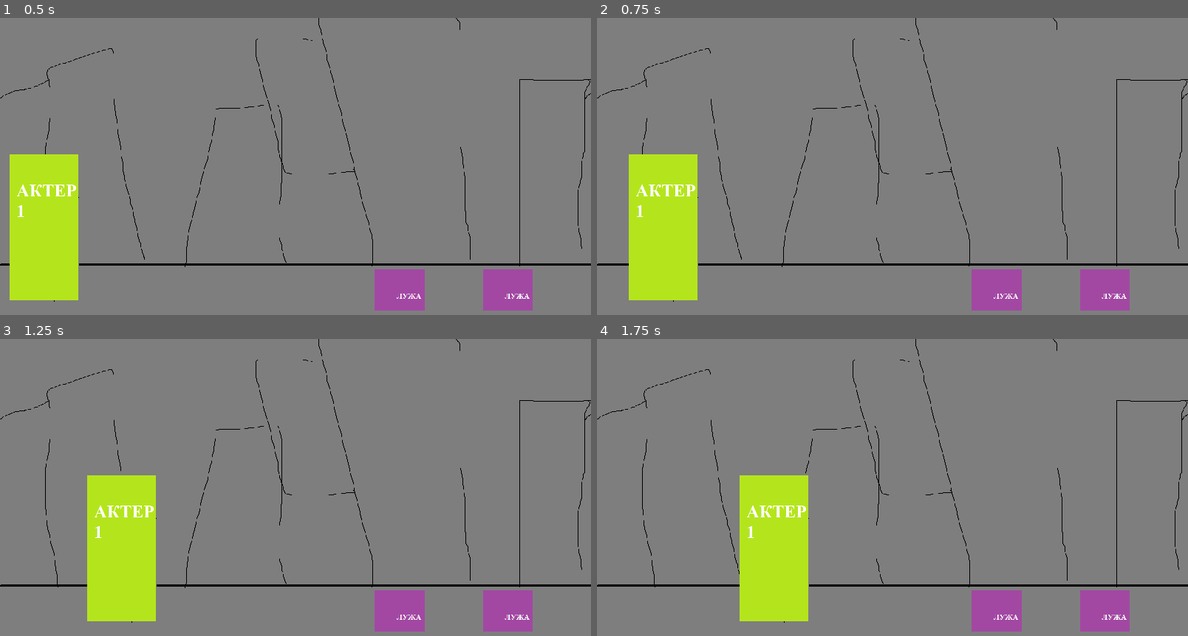
Above: before the commit, frames 1-4 (two rows, left to right).
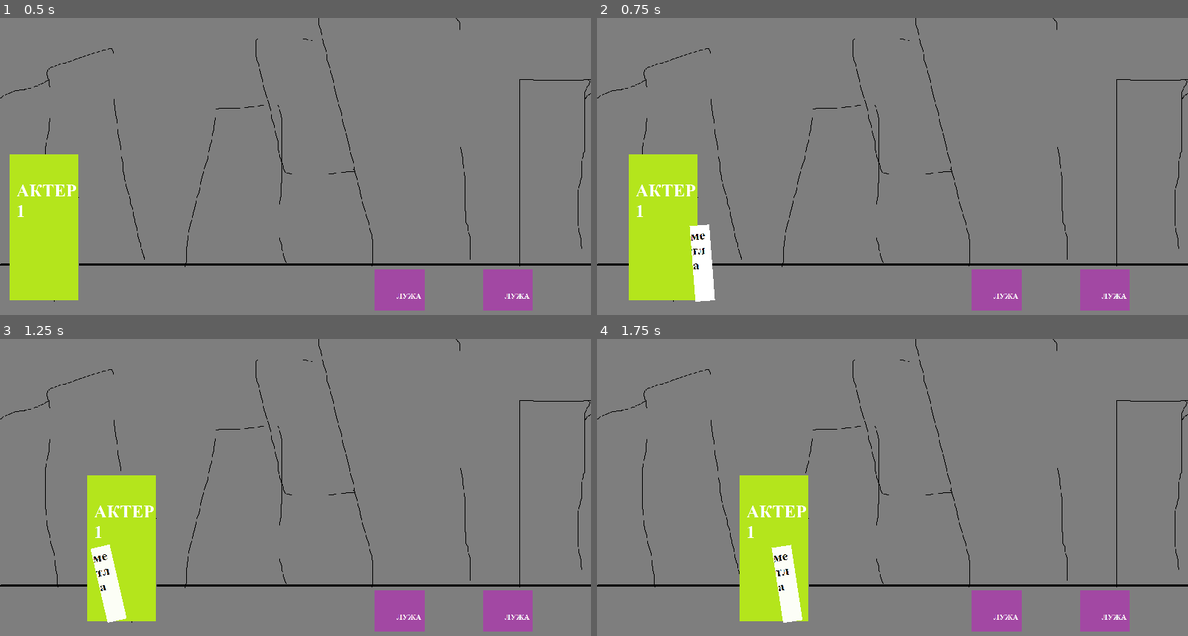
Above: after the commit, the same moments.

Repository: Miracle-Frontier/Horny
Game: Godot game, scene res://cleaner/world/world.tscn
The game is run twice, just before and just after one commit, with the same random seed, the same clock (stepped at 60 frames per second) and the same inputs.
Inputs (mouse positions are in pixels of both pictures, inside the frame that each line leads up to):
- Up to frame 1 (0.5 s): no input
- Up to frame 2 (0.75 s): tap Enter at 0.5 s; move the mouse to (862, 249) at 0.52 s; hold Right (ui_right) from 0.53 s (still down); click (862, 249) at 0.67 s
- Up to frame 3 (1.25 s): keep holding Right (ui_right)
- Up to frame 4 (1.75 s): keep holding Right (ui_right); move the mouse to (1069, 555) at 1.27 s; click (1069, 555) at 1.42 s

Frame 1 is identical in both runs. In frame 2, 0.8% of the frame differs, in the area x 15-20%, y 69-96%; in frame 3, 0.8%, in the area x 15-22%, y 69-96%; in frame 4, 0.8%.

Commit message:
click to enviroment

Diff:
--- a/cleaner/city/city.gd
+++ b/cleaner/city/city.gd
@@ -1,4 +1,6 @@
 extends Node2D
+
+const LEFT_MOUSE:int = 1;
 
 const min_distance:float = 250.0
 export var garbage_count:int = 2
@@ -73,3 +75,8 @@
 	var min_x:float  = bound_min.global_position.x
 	var max_x:float = bound_max.global_position.x
 	return Vector2(min_x, max_x)
+
+func _unhandled_input(event: InputEvent) -> void:
+	if event is InputEventMouseButton:
+		if event.is_pressed() and event.get_button_index() == LEFT_MOUSE:
+			clear_garbage()
--- a/cleaner/garbage/garbage.gd
+++ b/cleaner/garbage/garbage.gd
@@ -1,59 +1,37 @@
 extends KinematicBody2D
 
 const TWEEN_DURATION: float = 0.4
-const LEFT_MOUSE:int = 1;
 signal need_clear
-onready var mouse_icon = $TextureRect
-var blocked:bool = false
-var active:bool = false
+onready var mouse_icon = $Sprite
+var busy:bool = false
 
 func _ready() -> void:
 	pass
 
 
 func show_clean_variant() -> void:
-	var tween:SceneTreeTween = create_tween()
-	tween.set_trans(Tween.TRANS_CUBIC)
-	tween.tween_property(mouse_icon, "modulate:a", 1.0, 0.5)
-	yield(tween, "finished")
-	active = true
+	twin_show(mouse_icon)
+
 
 func hide_clean_variants() -> void:
-	active = false
-	var tween:SceneTreeTween = create_tween()
-	tween.set_trans(Tween.TRANS_CUBIC)
-	tween.tween_property(mouse_icon, "modulate:a", 0.0, 0.5)
-
-
-func _on_TextureRect_gui_input(event: InputEvent) -> void:
-	if blocked or not active: return
-	if event is InputEventMouseButton:
-		if event.is_pressed() and event.get_button_index() == LEFT_MOUSE:
-			emit_signal("need_clear")
-
-
-func set_blocked():
-	blocked = true
+	twin_hide(mouse_icon)
 
 
 func clear() -> void:
-	print("garbage clear!")
-	if blocked: return
-	blocked = true
 	$CollisionShape2D.disabled = true
-	#yield(twin_hide(), "finished")
+	yield(twin_hide(), "finished")
 	queue_free()
 
 
-func twin_show(duration: float = TWEEN_DURATION) -> SceneTreeTween:
+func twin_show(object:Object = self, duration: float = TWEEN_DURATION) -> SceneTreeTween:
 	var tween:SceneTreeTween = create_tween()
 	tween.set_trans(Tween.TRANS_CUBIC)
-	tween.tween_property(self, "modulate:a", 1.0, duration)
+	tween.tween_property(object, "modulate:a", 1.0, duration)
 	return tween
 
 
-func twin_hide(duration: float = TWEEN_DURATION) -> SceneTreeTween:
+func twin_hide(object:Object = self, duration: float = TWEEN_DURATION) -> SceneTreeTween:
 	var tween:SceneTreeTween = create_tween()
 	tween.set_trans(Tween.TRANS_CUBIC)
-	tween.tween_property(self, "modulate:a", 0.0, duration)
+	tween.tween_property(object, "modulate:a", 0.0, duration)
 	return tween
--- a/cleaner/garbage/garbage.tscn
+++ b/cleaner/garbage/garbage.tscn
@@ -15,13 +15,8 @@
 position = Vector2( -2, -2 )
 shape = SubResource( 1 )
 
-[node name="TextureRect" type="TextureRect" parent="."]
+[node name="Sprite" type="Sprite" parent="."]
 modulate = Color( 1, 1, 1, 0 )
-margin_left = -54.0
-margin_top = -225.0
-margin_right = 158.0
-margin_bottom = 12.0
-rect_scale = Vector2( 0.5, 0.5 )
+position = Vector2( 0.999996, -150 )
+scale = Vector2( 0.523585, 0.512658 )
 texture = ExtResource( 3 )
-
-[connection signal="gui_input" from="TextureRect" to="." method="_on_TextureRect_gui_input"]
